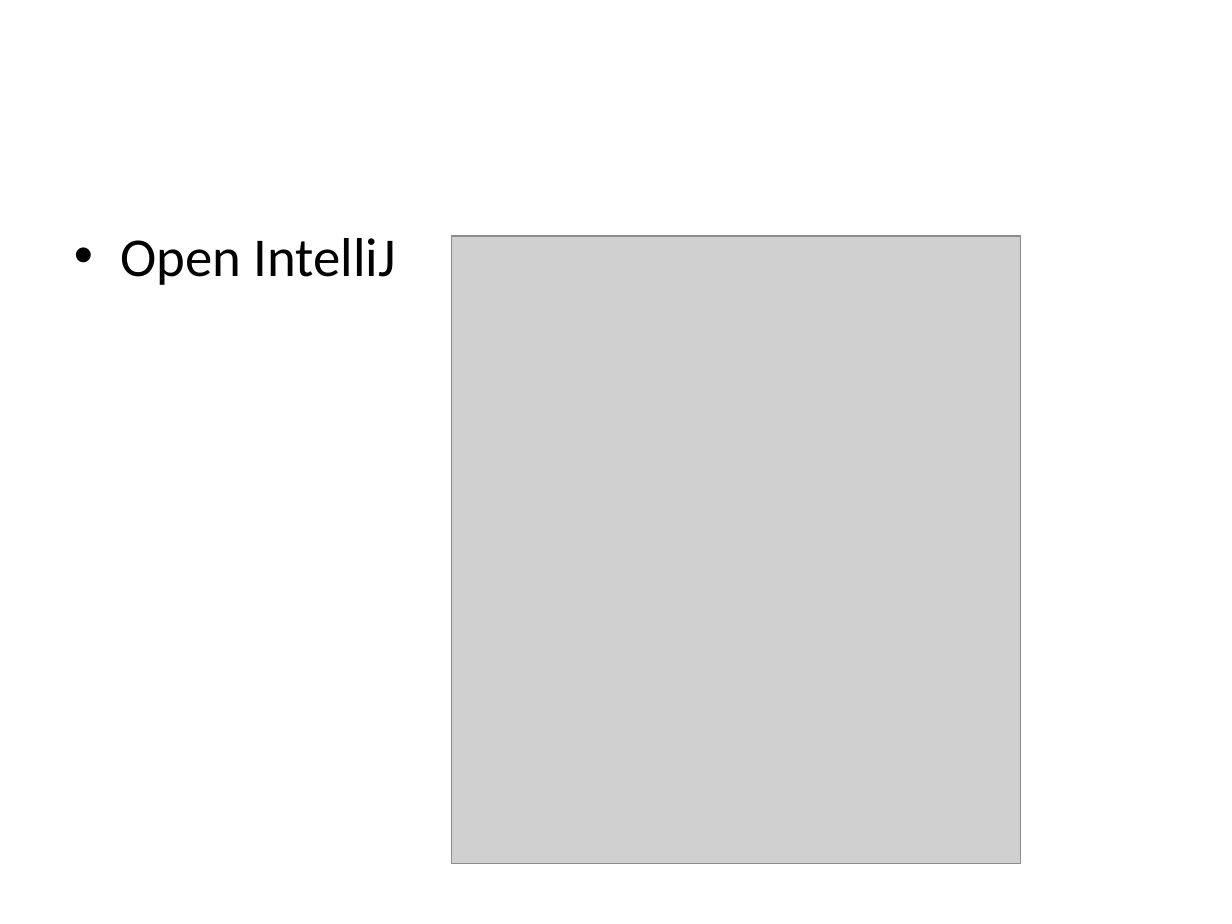
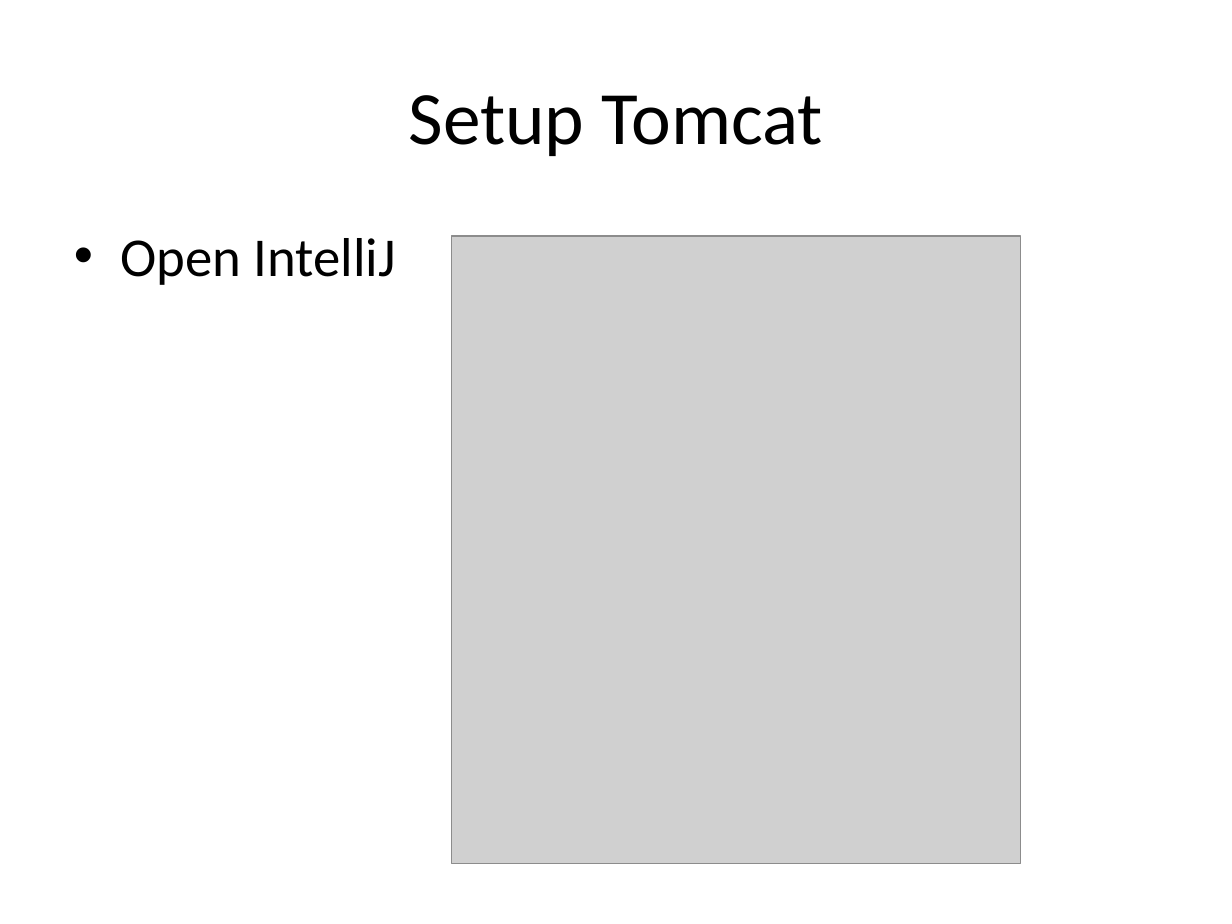
Before and after one commit to CapstoneTeam11/Document, a slide deck: slide 9 of Setup-Enviroment.pptx. Drawn at 1232x924 pixels with LibreOffice and Linux fonts; fonts in the diff are those of the drawing; grey boxes stand for pictures. Boxes give left, top, right and bottom in pixels: in the first picture for what was removed or moved away, otherwise in the second. Text is boxed around its words. In the diff, an @@ line names an element or a change of style, - is before the commit and + after.

Commit message:
Update backlog, setup evironment

```diff
--- a/Setup-Enviroment.pptx
+++ b/Setup-Enviroment.pptx
@@ title added at (409, 95, 823, 156), 44 pt, text #000000 @@
+Setup Tomcat
```
Also in this commit, not shown: 4 other slides changed, 5 slides added, 5 slides removed, 2 other files.
